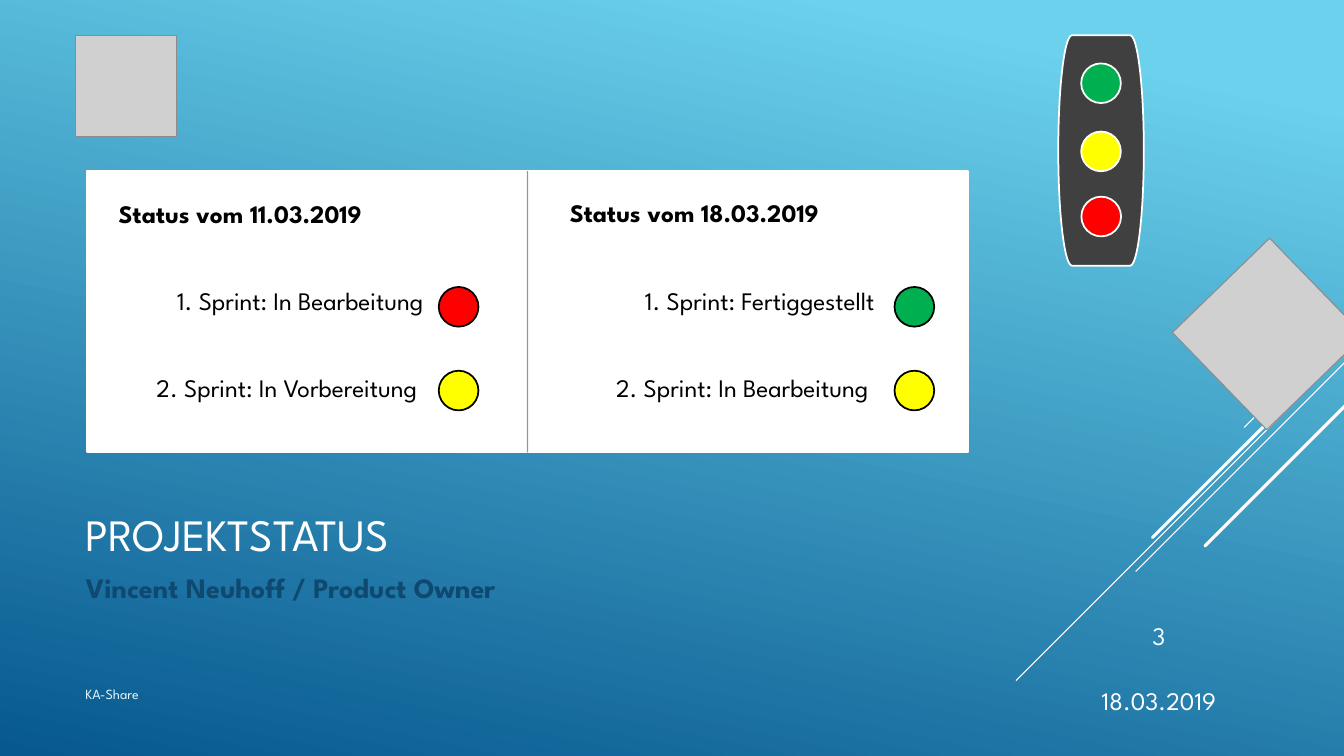
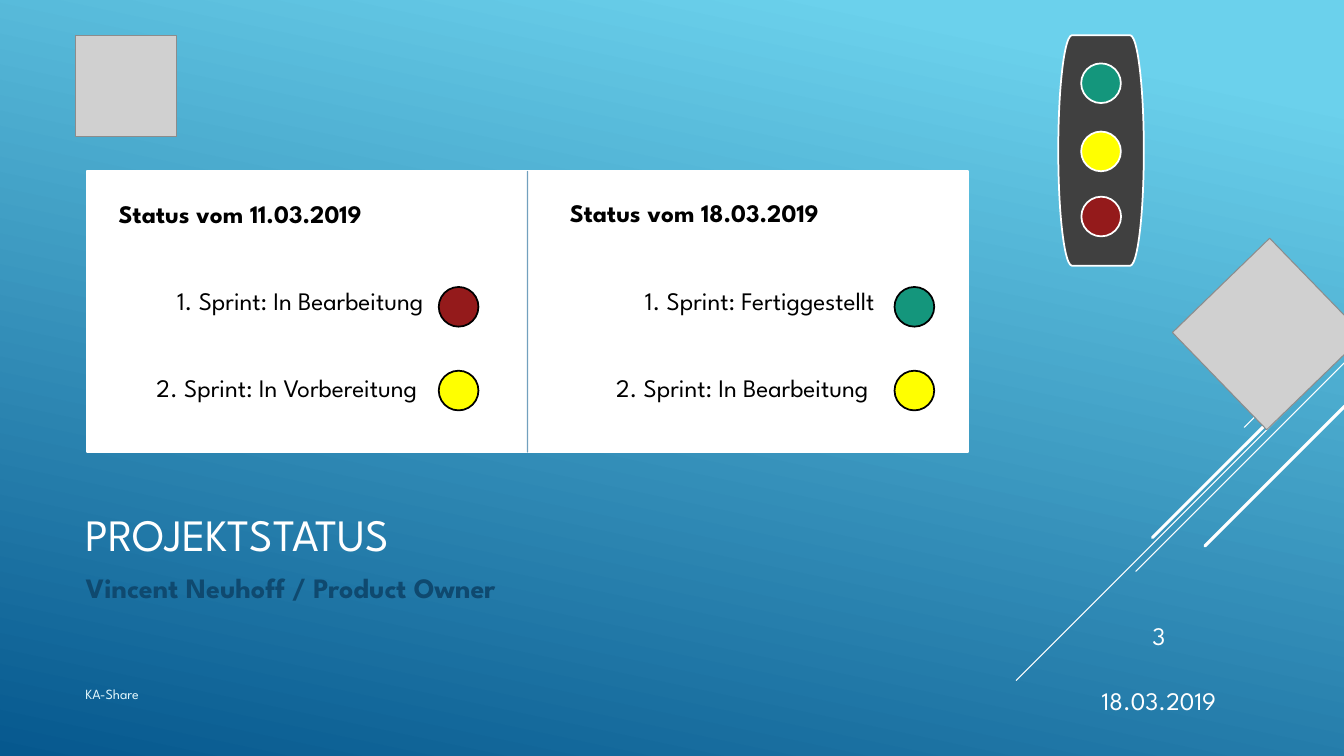
Before and after one commit to KanBen86/ProjektCarsharing, a slide deck: slide 3 of Präsentation/Statuspräsentation2.pptx. Drawn at 1344x756 pixels with LibreOffice and Linux fonts; fonts in the diff are those of the drawing; grey boxes stand for pictures. Boxes give left, top, right and bottom in pixels: in the first picture for what was removed or moved away, otherwise in the second. Text is boxed around its words. In the diff, an @@ line names an element or a change of style, - is before the commit and + after.

Commit message:
Präsentation Farben

```diff
--- a/Präsentation/Statuspräsentation2.pptx
+++ b/Präsentation/Statuspräsentation2.pptx
@@ ellipse at bbox=[1082, 64, 1121, 103]: fill #00B050 to #14967C @@
@@ ellipse at bbox=[1082, 197, 1121, 236]: fill #FF0000 to #941A1B @@
@@ ellipse at bbox=[439, 287, 478, 327]: fill #FF0000 to #941A1B @@
@@ ellipse at bbox=[894, 287, 934, 327]: fill #00B050 to #14967C @@
```
